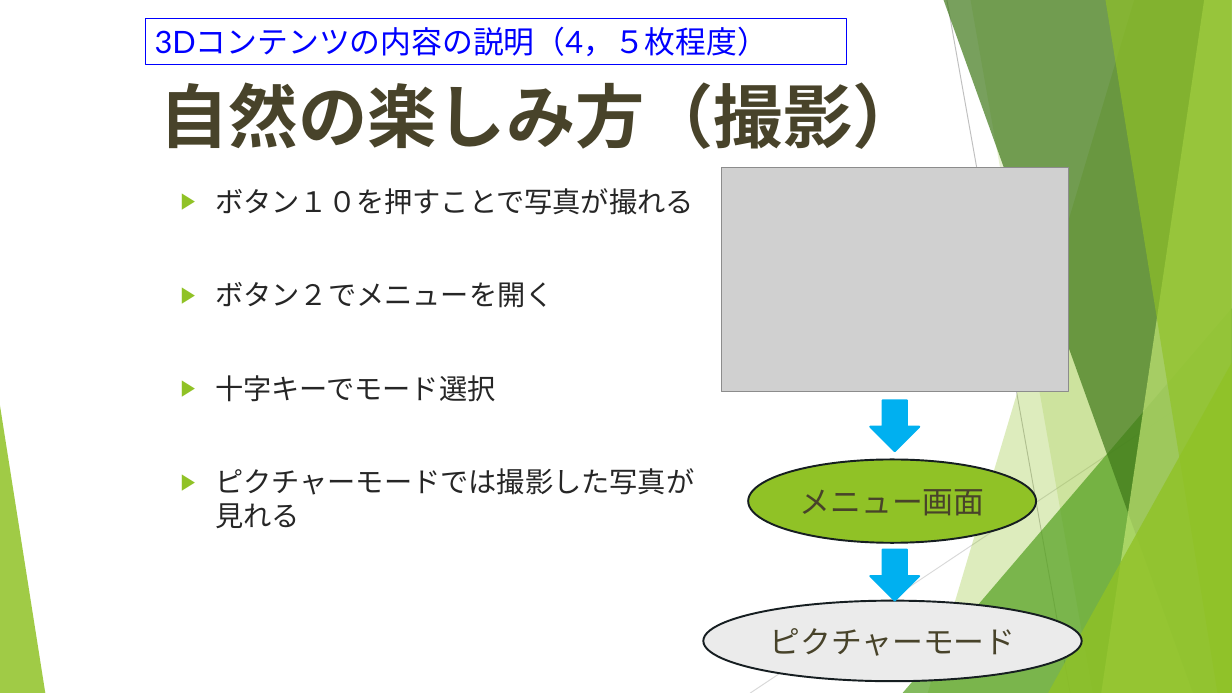
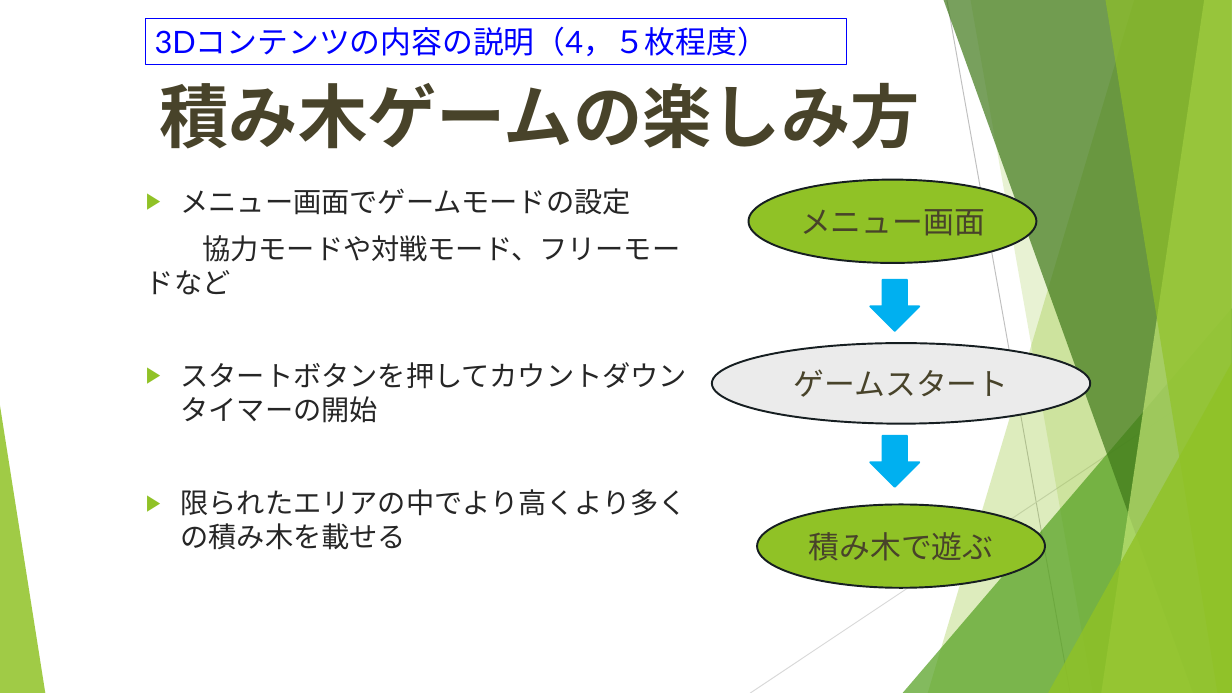
Before and after one commit to tomochapee12/VR_bl, a slide deck: slide 6 of 01安井_02吉本_積み木タイムアタック.pptx. Drawn at 1232x693 pixels with LibreOffice and Linux fonts; fonts in the diff are those of the drawing; grey boxes stand for pictures. Boxes give left, top, right and bottom in pixels: in the first picture for what was removed or moved away, otherwise in the second. Text is boxed around its words. In the diff, an @@ line names an element or a change of style, - is before the commit and + after.

```diff
--- a/01安井_02吉本_積み木タイムアタック.pptx
+++ b/01安井_02吉本_積み木タイムアタック.pptx
@@ title at bbox=[160, 83, 920, 149]: text changed @@
-自然の楽しみ方（撮影）
+積み木ゲームの楽しみ方
@@ picture removed at bbox=[721, 167, 1068, 392] @@
@@ ellipse "メニュー画面": place and size @@
-ellipse "メニュー画面" at bbox=[749, 459, 1037, 543]
+ellipse "メニュー画面" at bbox=[749, 179, 1037, 262]
@@ text at bbox=[146, 188, 687, 550]: text changed @@
-▶ ボタン１０を押すことで写真が撮れる
-▶ ボタン２でメニューを開く
-▶ 十字キーでモード選択
-▶ ピクチャーモードでは撮影した写真が見れる
+▶ メニュー画面でゲームモードの設定
+協力モードや対戦モード、フリーモー ドなど
+▶ スタートボタンを押してカウントダウンタイマーの開始
+▶ 限られたエリアの中でより高くより多くの積み木を載せる
@@ down arrow: place and size @@
-down arrow at bbox=[871, 400, 920, 451]
+down arrow at bbox=[871, 280, 920, 331]
@@ ellipse "ゲームスタート": place and size @@
-ellipse "ゲームスタート" at bbox=[703, 601, 1081, 681]
+ellipse "ゲームスタート" at bbox=[712, 343, 1090, 423]
@@ text in ellipse at bbox=[794, 369, 1009, 397]: text changed @@
-ピクチャーモード
+ゲームスタート
@@ down arrow: place and size @@
-down arrow at bbox=[871, 550, 920, 601]
+down arrow at bbox=[871, 436, 920, 487]
@@ ellipse added at bbox=[757, 505, 1045, 588], fill #90C226, outline #161E22 1.5 pt, 24 pt, text #48432A @@
+積み木で遊ぶ
```
Also in this commit, not shown: 4 other slides changed.
